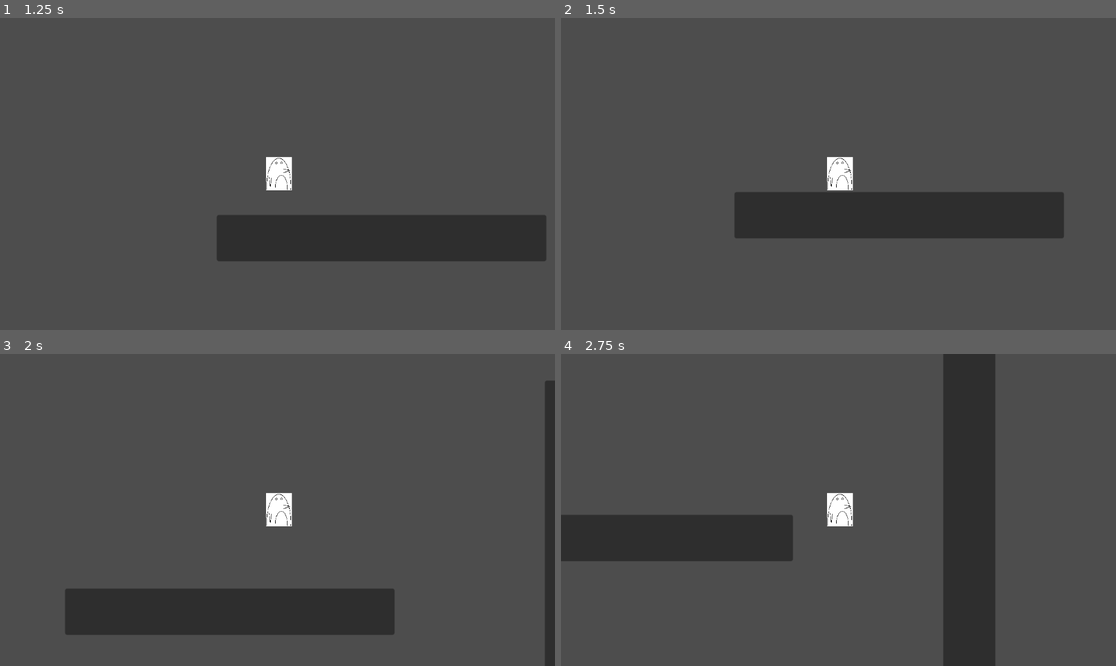
Above: before the commit, frames 1-4 (two rows, left to right).
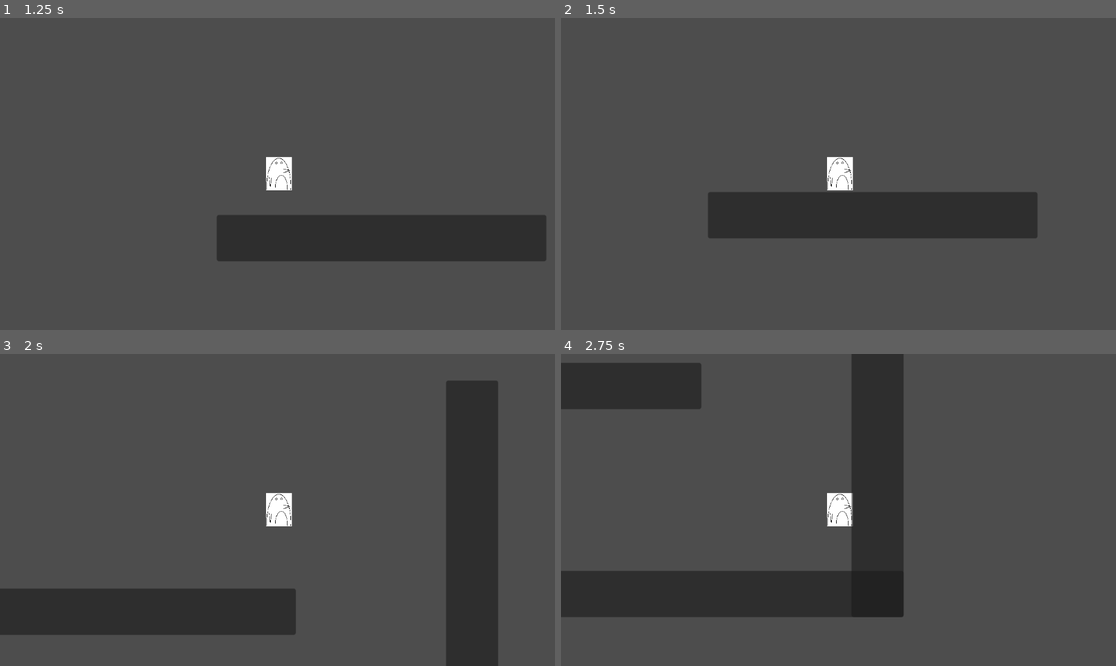
Above: after the commit, the same moments.

Repository: KeepSmyle/game-two
Game: Godot game, scene res://main_menu.tscn
The game is run twice, just before and just after one commit, with the same random seed, the same clock (stepped at 60 frames per second) and the same inputs.
Inputs:
- Up to frame 1 (1.25 s): click "Start" at 0.5 s
- Up to frame 2 (1.5 s): hold D (peng_moveRight) from 1.28 s (still down); hold Shift (peng_sprint, bound only after the commit) from 1.28 s (still down)
- Up to frame 3 (2 s): keep holding D (peng_moveRight); keep holding Shift (peng_sprint, bound only after the commit); tap Space (peng_jump) at 1.52 s
- Up to frame 4 (2.75 s): keep holding D (peng_moveRight); release Shift (peng_sprint, bound only after the commit) at 2.03 s; tap Ctrl (peng_action) at 2.1 s; tap Space (peng_jump) at 2.27 s; tap Shift (peng_sprint, bound only after the commit) at 2.3 s

Frame 1 is identical in both runs. In frame 2, 1.4% of the frame differs, in the area x 26-91%, y 55-71%; in frame 3, 14%; in frame 4, 35%, in the area x 0-79%, y 0-100%.

Commit message:
added sprint

Diff:
--- a/Game Two/Player/Player.gd
+++ b/Game Two/Player/Player.gd
@@ -4,7 +4,7 @@
 var aim
 var collision
 
-const SPEED = 300.0
+var SPEED = 300.0
 const JUMP_VELOCITY = -400.0
 
 # Get the gravity from the project settings to be synced with RigidBody nodes.
@@ -41,5 +41,11 @@
 	if !is_on_floor():
 		velocity.y += gravity * delta
 
+	# Handle sprint
+	if Input.is_action_pressed("peng_sprint") && is_on_floor():
+		SPEED = 500
+	if Input.is_action_just_released("peng_sprint"):
+		SPEED = 300
+
 	#move_and_slide returns true while colliding
 	collision = move_and_slide()
--- a/Game Two/project.godot
+++ b/Game Two/project.godot
@@ -61,6 +61,12 @@
 , Object(InputEventJoypadMotion,"resource_local_to_scene":false,"resource_name":"","device":-1,"axis":1,"axis_value":-1.0,"script":null)
 ]
 }
+peng_sprint={
+"deadzone": 0.5,
+"events": [Object(InputEventKey,"resource_local_to_scene":false,"resource_name":"","device":0,"window_id":0,"alt_pressed":false,"shift_pressed":false,"ctrl_pressed":false,"meta_pressed":false,"pressed":false,"keycode":0,"physical_keycode":4194325,"key_label":0,"unicode":0,"echo":false,"script":null)
+, Object(InputEventJoypadMotion,"resource_local_to_scene":false,"resource_name":"","device":-1,"axis":5,"axis_value":1.0,"script":null)
+]
+}
 
 [rendering]
 
